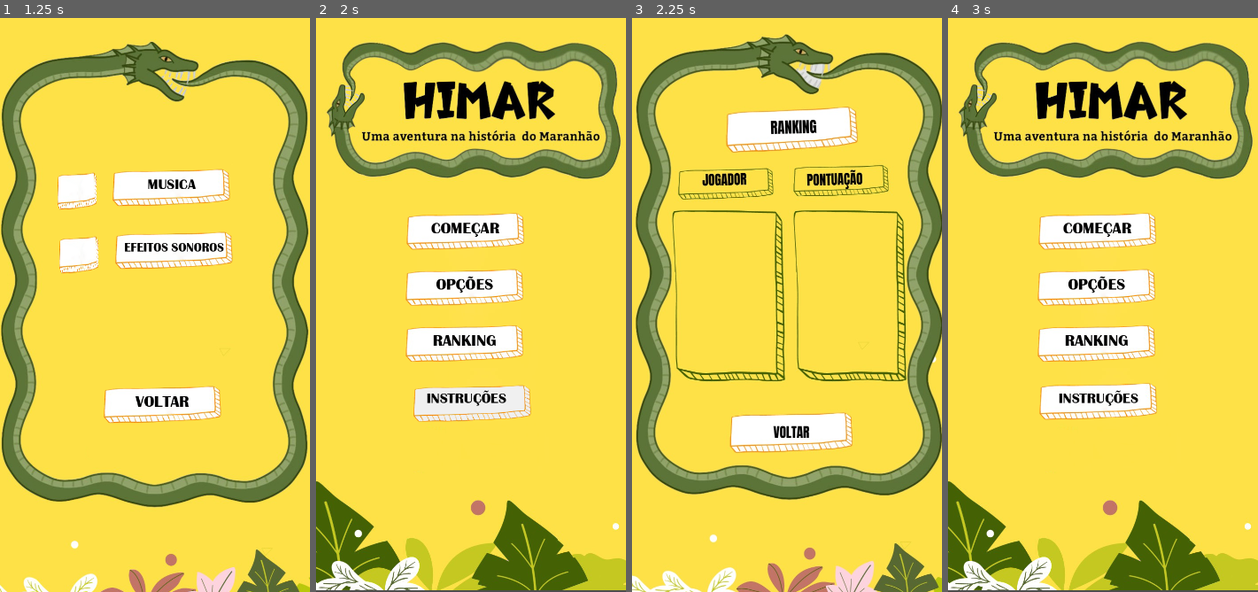
Above: before the commit, frames 1-4 (left to right).
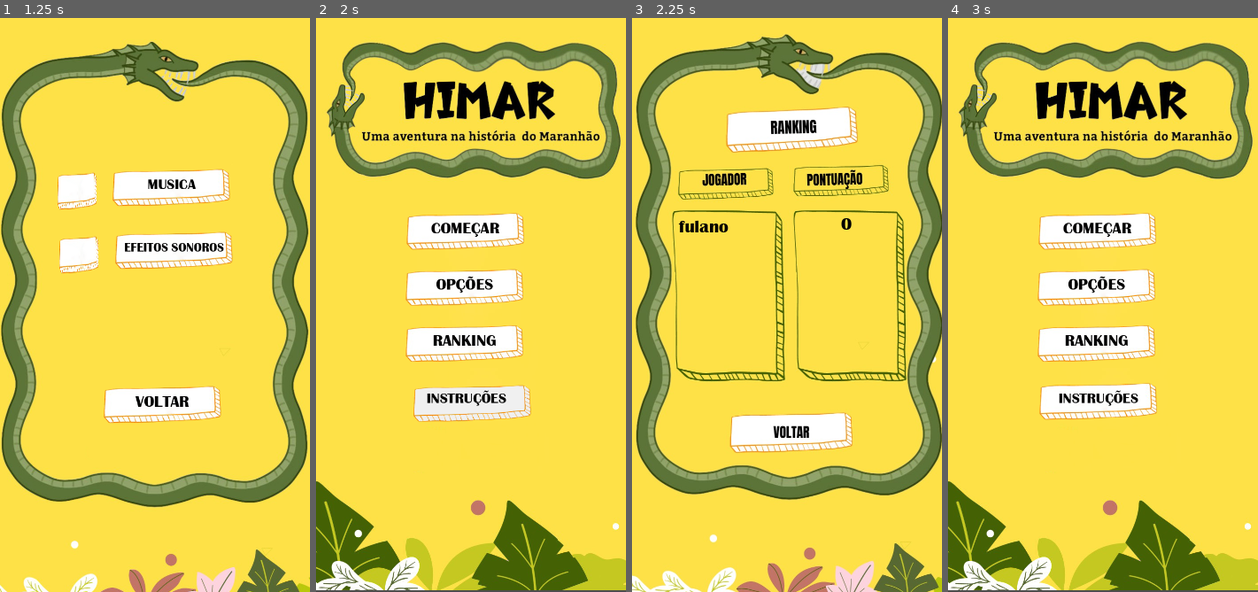
Above: after the commit, the same moments.

Repository: mellissy/HIMAR1
Game: Godot game, scene res://cenas/MENU.tscn
Same seed, same stepped clock (60 frames per second), same inputs: the game is played once before the commit and once after it.
Inputs (mouse positions are in pixels of both pictures, inside the frame that each line leads up to):
- Up to frame 1 (1.25 s): click "OPÇÕES" at 0.5 s
- Up to frame 2 (2 s): click "VOLTAR" at 1.25 s
- Up to frame 3 (2.25 s): click "RANKING" at 2 s
- Up to frame 4 (3 s): click (1103, 419) at 2.75 s

Frames 1-2 are identical in both runs. In frame 3, 0.3% of the frame differs, in the area x 15-71%, y 34-38%; in frame 4, nothing differs.

Commit message:
acrescentei mais coisa

Diff:
--- a/cenas/CAZUMBAR.tscn
+++ b/cenas/CAZUMBAR.tscn
@@ -21,6 +21,7 @@
 offset = Vector2(178.487, -137.748)
 
 [node name="botao1" type="TextureButton" parent="."]
+layout_mode = 0
 offset_left = 109.0
 offset_top = 106.0
 offset_right = 332.0
@@ -41,6 +42,7 @@
 vertical_alignment = 1
 
 [node name="botao2" type="TextureButton" parent="."]
+layout_mode = 0
 offset_left = 109.0
 offset_top = 267.0
 offset_right = 332.0
@@ -61,6 +63,7 @@
 vertical_alignment = 1
 
 [node name="botao3" type="TextureButton" parent="."]
+layout_mode = 0
 offset_left = 110.0
 offset_top = 333.0
 offset_right = 333.0
@@ -81,6 +84,7 @@
 vertical_alignment = 1
 
 [node name="botao4" type="TextureButton" parent="."]
+layout_mode = 0
 offset_left = 110.0
 offset_top = 399.0
 offset_right = 333.0
@@ -101,6 +105,7 @@
 vertical_alignment = 1
 
 [node name="Label" type="Label" parent="."]
+layout_mode = 0
 offset_left = 88.0
 offset_top = 168.0
 offset_right = 267.0
--- a/cenas/CIDADE.tscn
+++ b/cenas/CIDADE.tscn
@@ -1,14 +1,16 @@
-[gd_scene load_steps=10 format=3 uid="uid://qagavjfbrsr4"]
+[gd_scene load_steps=12 format=3 uid="uid://pmtvoqxyqs3x"]
 
-[ext_resource type="Texture2D" uid="uid://bafoj267sv0gk" path="res://tudo/imagens/mapa/Viana.jpg" id="2"]
-[ext_resource type="Texture2D" uid="uid://c70tebe40u3no" path="res://tudo/Botoes/botao.png" id="3"]
-[ext_resource type="Texture2D" uid="uid://d0jimo2cogowt" path="res://tudo/Botoes/botaoAoClicar.png" id="4"]
-[ext_resource type="Texture2D" uid="uid://dvgepqspomoav" path="res://tudo/Botoes/BotaoClique.png" id="5"]
+[ext_resource type="Texture2D" uid="uid://c4k5jy4vdyx4" path="res://tudo/imagens/mapa/Viana.jpg" id="2"]
+[ext_resource type="Texture2D" uid="uid://c2wiqqgfcuw03" path="res://tudo/Botoes/botao.png" id="3"]
+[ext_resource type="Texture2D" uid="uid://bxytpcr1txv48" path="res://tudo/Botoes/botaoAoClicar.png" id="4"]
+[ext_resource type="Texture2D" uid="uid://es4pidv528oc" path="res://tudo/Botoes/BotaoClique.png" id="5"]
 [ext_resource type="Script" path="res://script/CIDADE.gd" id="6"]
-[ext_resource type="FontFile" uid="uid://dccqymvo64o1x" path="res://tudo/fonts/BRITANIC.TTF" id="6_p8ctg"]
-[ext_resource type="Texture2D" uid="uid://cw61tix2p0u8" path="res://tudo/imagens/sino_azul/sino6azull.png" id="7"]
-[ext_resource type="FontFile" uid="uid://bnfy8yxuft3q2" path="res://tudo/fonts/vademecum.ttf" id="7_ijpkw"]
-[ext_resource type="AudioStream" uid="uid://rnhfvrkvbj2k" path="res://tudo/sons/MusicaDuranteAsTelas.mp3" id="9_3ix77"]
+[ext_resource type="FontFile" uid="uid://bqgsgpspvosqo" path="res://tudo/fonts/BRITANIC.TTF" id="6_p8ctg"]
+[ext_resource type="Texture2D" uid="uid://q20r1arp4l5j" path="res://tudo/imagens/sino_azul/sino6azull.png" id="7"]
+[ext_resource type="FontFile" uid="uid://qbn1wgjqfo6f" path="res://tudo/fonts/vademecum.ttf" id="7_ijpkw"]
+[ext_resource type="AudioStream" uid="uid://cg032tfgleych" path="res://tudo/sons/MusicaDuranteAsTelas.mp3" id="9_3ix77"]
+[ext_resource type="Texture2D" uid="uid://8hhovmo0xuub" path="res://tudo/imagens/outros/moita_png.png" id="10_0y7vt"]
+[ext_resource type="Script" path="res://script/moita.gd" id="11_jysij"]
 
 [node name="CIDADE" type="Control"]
 layout_mode = 3
@@ -22,6 +24,7 @@
 offset = Vector2(-88.4916, 521.521)
 
 [node name="botao1" type="TextureButton" parent="."]
+layout_mode = 0
 offset_left = 65.0
 offset_top = 13.0
 offset_right = 288.0
@@ -43,6 +46,7 @@
 vertical_alignment = 1
 
 [node name="botao2" type="TextureButton" parent="."]
+layout_mode = 0
 offset_left = 207.0
 offset_top = 8.0
 offset_right = 430.0
@@ -65,6 +69,7 @@
 vertical_alignment = 1
 
 [node name="estamos_em" type="Label" parent="."]
+layout_mode = 0
 offset_left = 68.0
 offset_top = 71.0
 offset_right = 332.0
@@ -74,18 +79,21 @@
 clip_text = true
 
 [node name="dica1" type="TextureButton" parent="."]
+layout_mode = 0
 offset_left = 27.0
 offset_top = 251.0
 offset_right = 104.0
 offset_bottom = 313.0
 
 [node name="dica2" type="TextureButton" parent="."]
+layout_mode = 0
 offset_left = 231.0
 offset_top = 292.0
 offset_right = 297.0
 offset_bottom = 361.0
 
 [node name="dica3" type="TextureButton" parent="."]
+layout_mode = 0
 offset_left = 160.0
 offset_top = 368.0
 offset_right = 224.0
@@ -106,9 +114,24 @@
 offset_right = 340.0
 offset_bottom = 625.0
 
+[node name="moita" type="TextureButton" parent="."]
+layout_mode = 0
+offset_left = 146.0
+offset_top = 338.0
+offset_right = 1220.0
+offset_bottom = 1304.0
+scale = Vector2(0.04, 0.04)
+texture_normal = ExtResource("10_0y7vt")
+script = ExtResource("11_jysij")
+
+[node name="Timer" type="Timer" parent="."]
+autostart = true
+
 [connection signal="pressed" from="botao1" to="." method="_on_botao1_pressed"]
 [connection signal="pressed" from="botao2" to="." method="_on_botao2_pressed"]
 [connection signal="pressed" from="dica1" to="." method="_on_dica1_pressed"]
 [connection signal="pressed" from="dica2" to="." method="_on_dica2_pressed"]
 [connection signal="pressed" from="dica3" to="." method="_on_dica3_pressed"]
 [connection signal="pressed" from="voltar_cidade" to="." method="_on_voltar_cidade_pressed"]
+[connection signal="pressed" from="moita" to="." method="_on_moita_pressed"]
+[connection signal="timeout" from="Timer" to="." method="_on_timer_timeout"]
--- a/cenas/COMECAR.tscn
+++ b/cenas/COMECAR.tscn
@@ -20,6 +20,7 @@
 offset = Vector2(163.094, 219.639)
 
 [node name="botao1" type="TextureButton" parent="."]
+layout_mode = 0
 offset_left = 95.0
 offset_top = 155.0
 offset_right = 270.0
@@ -41,6 +42,7 @@
 vertical_alignment = 1
 
 [node name="botao2" type="TextureButton" parent="."]
+layout_mode = 0
 offset_left = 94.0
 offset_top = 237.0
 offset_right = 269.0
@@ -60,6 +62,7 @@
 theme_override_font_sizes/font_size = 23
 
 [node name="botao3" type="TextureButton" parent="."]
+layout_mode = 0
 offset_left = 96.0
 offset_top = 320.0
 offset_right = 271.0
--- a/cenas/DANCA.tscn
+++ b/cenas/DANCA.tscn
@@ -14,6 +14,7 @@
 script = ExtResource("6")
 
 [node name="VideoStreamPlayer" type="VideoStreamPlayer" parent="."]
+layout_mode = 0
 offset_right = 362.0
 offset_bottom = 644.0
 stream = ExtResource("2_3juos")
@@ -21,6 +22,7 @@
 expand = true
 
 [node name="botao1" type="TextureButton" parent="."]
+layout_mode = 0
 offset_left = 102.0
 offset_top = 557.0
 offset_right = 325.0
--- a/cenas/DICA.tscn
+++ b/cenas/DICA.tscn
@@ -19,6 +19,7 @@
 offset = Vector2(0, 520.197)
 
 [node name="botao1" type="TextureButton" parent="."]
+layout_mode = 0
 offset_left = 195.0
 offset_top = 10.0
 offset_right = 418.0
@@ -40,6 +41,7 @@
 vertical_alignment = 1
 
 [node name="botao2" type="TextureButton" parent="."]
+layout_mode = 0
 offset_left = 37.0
 offset_top = 11.0
 offset_right = 260.0
@@ -61,6 +63,7 @@
 vertical_alignment = 1
 
 [node name="Label" type="Label" parent="."]
+layout_mode = 0
 offset_left = 63.0
 offset_top = 454.0
 offset_right = 284.0
--- a/cenas/INSTRUCOES.tscn
+++ b/cenas/INSTRUCOES.tscn
@@ -21,6 +21,7 @@
 texture = ExtResource("6")
 
 [node name="RichTextLabel" type="RichTextLabel" parent="."]
+layout_mode = 0
 offset_left = 69.0
 offset_top = 165.0
 offset_right = 307.0
@@ -70,6 +71,7 @@
  aventura!"
 
 [node name="botao1" type="TextureButton" parent="."]
+layout_mode = 0
 offset_left = 105.0
 offset_top = 411.0
 offset_right = 328.0
@@ -91,6 +93,7 @@
 vertical_alignment = 1
 
 [node name="botao2" type="TextureButton" parent="."]
+layout_mode = 0
 offset_left = 105.0
 offset_top = 85.0
 offset_right = 280.0
--- a/cenas/MENU.tscn
+++ b/cenas/MENU.tscn
@@ -26,6 +26,7 @@
 texture = ExtResource("1")
 
 [node name="botao1" type="TextureButton" parent="."]
+layout_mode = 0
 offset_left = 102.0
 offset_top = 220.0
 offset_right = 325.0
@@ -47,6 +48,7 @@
 vertical_alignment = 1
 
 [node name="botao2" type="TextureButton" parent="."]
+layout_mode = 0
 offset_left = 101.0
 offset_top = 284.0
 offset_right = 324.0
@@ -68,6 +70,7 @@
 vertical_alignment = 1
 
 [node name="botao3" type="TextureButton" parent="."]
+layout_mode = 0
 offset_left = 101.0
 offset_top = 348.0
 offset_right = 324.0
@@ -89,6 +92,7 @@
 vertical_alignment = 1
 
 [node name="botao4" type="TextureButton" parent="."]
+layout_mode = 0
 offset_left = 103.0
 offset_top = 414.0
 offset_right = 326.0
--- a/cenas/NOVO_JOGO.tscn
+++ b/cenas/NOVO_JOGO.tscn
@@ -23,6 +23,7 @@
 offset = Vector2(189.422, -184.272)
 
 [node name="botao1" type="TextureButton" parent="."]
+layout_mode = 0
 offset_left = 116.0
 offset_top = 103.0
 offset_right = 339.0
@@ -43,6 +44,7 @@
 vertical_alignment = 1
 
 [node name="botao2" type="TextureButton" parent="."]
+layout_mode = 0
 offset_left = 115.0
 offset_top = 227.0
 offset_right = 338.0
@@ -63,6 +65,7 @@
 vertical_alignment = 1
 
 [node name="botao3" type="TextureButton" parent="."]
+layout_mode = 0
 offset_left = 116.0
 offset_top = 442.0
 offset_right = 339.0
@@ -85,6 +88,7 @@
 [node name="TextEdit" type="TextEdit" parent="."]
 material = SubResource("2")
 use_parent_material = true
+layout_mode = 0
 offset_left = 74.0
 offset_top = 167.0
 offset_right = 291.0
--- a/cenas/OPCOES.tscn
+++ b/cenas/OPCOES.tscn
@@ -20,6 +20,7 @@
 offset = Vector2(-249.076, 182.857)
 
 [node name="botao1" type="TextureButton" parent="."]
+layout_mode = 0
 offset_left = 117.0
 offset_top = 413.0
 offset_right = 340.0
@@ -41,6 +42,7 @@
 vertical_alignment = 1
 
 [node name="caixa_musica" type="TextureButton" parent="."]
+layout_mode = 0
 offset_left = 33.0
 offset_top = 156.0
 offset_right = 256.0
@@ -50,6 +52,7 @@
 texture_normal = ExtResource("3")
 
 [node name="musica" type="TextureButton" parent="."]
+layout_mode = 0
 offset_left = 108.0
 offset_top = 160.0
 offset_right = 331.0
@@ -70,6 +73,7 @@
 vertical_alignment = 1
 
 [node name="caixa_sons" type="TextureButton" parent="."]
+layout_mode = 0
 offset_left = 29.0
 offset_top = 236.0
 offset_right = 252.0
@@ -79,6 +83,7 @@
 texture_normal = ExtResource("3")
 
 [node name="sons" type="TextureButton" parent="."]
+layout_mode = 0
 offset_left = 111.0
 offset_top = 231.0
 offset_right = 334.0
--- a/cenas/RANKING.tscn
+++ b/cenas/RANKING.tscn
@@ -1,8 +1,9 @@
-[gd_scene load_steps=4 format=3 uid="uid://dnqdmj4qyoj22"]
+[gd_scene load_steps=5 format=3 uid="uid://dnqdmj4qyoj22"]
 
 [ext_resource type="Script" path="res://script/RANKING.gd" id="1"]
-[ext_resource type="Texture2D" uid="uid://corxrhq6k7pq" path="res://tudo/imagens/menu/menu_ranking.jpeg" id="2"]
-[ext_resource type="AudioStream" uid="uid://dm8yv0o2o8jt8" path="res://tudo/sons/MusicaMenuPrincipal.mp3" id="3_p0iwm"]
+[ext_resource type="Texture2D" uid="uid://b27avxvd7okya" path="res://tudo/imagens/menu/menu_ranking.jpeg" id="2"]
+[ext_resource type="AudioStream" uid="uid://dumj5wfcfn6n0" path="res://tudo/sons/MusicaMenuPrincipal.mp3" id="3_p0iwm"]
+[ext_resource type="FontFile" uid="uid://bqgsgpspvosqo" path="res://tudo/fonts/BRITANIC.TTF" id="4_2ygfe"]
 
 [node name="RANKING" type="Control"]
 layout_mode = 3
@@ -15,6 +16,7 @@
 texture = ExtResource("2")
 
 [node name="voltar" type="TextureButton" parent="."]
+layout_mode = 0
 offset_left = 108.0
 offset_top = 436.0
 offset_right = 244.0
@@ -23,4 +25,23 @@
 [node name="AudioStreamPlayer2D" type="AudioStreamPlayer2D" parent="."]
 stream = ExtResource("3_p0iwm")
 
+[node name="nome" type="Label" parent="."]
+layout_mode = 0
+offset_left = 47.0
+offset_top = 225.0
+offset_right = 158.0
+offset_bottom = 394.0
+theme_override_fonts/font = ExtResource("4_2ygfe")
+theme_override_font_sizes/font_size = 20
+
+[node name="pontos" type="Label" parent="."]
+layout_mode = 0
+offset_left = 183.0
+offset_top = 222.0
+offset_right = 303.0
+offset_bottom = 401.0
+theme_override_fonts/font = ExtResource("4_2ygfe")
+theme_override_font_sizes/font_size = 20
+horizontal_alignment = 1
+
 [connection signal="pressed" from="voltar" to="." method="_on_voltar_pressed"]
--- a/cenas/RELIQUIAS.tscn
+++ b/cenas/RELIQUIAS.tscn
@@ -19,6 +19,7 @@
 texture = ExtResource("1")
 
 [node name="botao1" type="TextureButton" parent="."]
+layout_mode = 0
 offset_left = 111.0
 offset_top = 576.0
 offset_right = 334.0
@@ -40,6 +41,7 @@
 vertical_alignment = 1
 
 [node name="Label" type="Label" parent="."]
+layout_mode = 0
 offset_left = 16.0
 offset_top = 31.0
 offset_right = 340.0
--- a/cenas/VIDEO_INICIAL.tscn
+++ b/cenas/VIDEO_INICIAL.tscn
@@ -14,6 +14,7 @@
 script = ExtResource("6")
 
 [node name="VideoStreamPlayer" type="VideoStreamPlayer" parent="."]
+layout_mode = 0
 offset_right = 362.0
 offset_bottom = 665.0
 stream = ExtResource("2_hgci8")
@@ -21,6 +22,7 @@
 expand = true
 
 [node name="botao1" type="TextureButton" parent="."]
+layout_mode = 0
 offset_left = 101.0
 offset_top = 566.0
 offset_right = 324.0
--- a/cenas/certeza.tscn
+++ b/cenas/certeza.tscn
@@ -33,7 +33,8 @@
 horizontal_alignment = 1
 vertical_alignment = 1
 
-[node name="sim" type="TextureButton" parent="."]
+[node name="cidade_antiga" type="TextureButton" parent="."]
+layout_mode = 0
 offset_left = 37.0
 offset_top = 411.0
 offset_right = 260.0
@@ -43,7 +44,29 @@
 texture_pressed = ExtResource("5_4nvh3")
 texture_hover = ExtResource("6_adav3")
 
-[node name="Label" type="Label" parent="sim"]
+[node name="Label" type="Label" parent="cidade_antiga"]
+layout_mode = 0
+offset_left = -1.66666
+offset_top = 13.3333
+offset_right = 210.333
+offset_bottom = 60.3333
+theme_override_fonts/font = ExtResource("3_1hhgv")
+theme_override_font_sizes/font_size = 30
+horizontal_alignment = 1
+vertical_alignment = 1
+
+[node name="cidade_atual" type="TextureButton" parent="."]
+layout_mode = 0
+offset_left = 173.0
+offset_top = 409.0
+offset_right = 396.0
+offset_bottom = 487.0
+scale = Vector2(0.6, 0.6)
+texture_normal = ExtResource("4_uurc0")
+texture_pressed = ExtResource("5_4nvh3")
+texture_hover = ExtResource("6_adav3")
+
+[node name="Label" type="Label" parent="cidade_atual"]
 layout_mode = 0
 offset_left = 5.0
 offset_top = 10.0
@@ -54,17 +77,17 @@
 horizontal_alignment = 1
 vertical_alignment = 1
 
-[node name="nao" type="TextureButton" parent="."]
-offset_left = 173.0
-offset_top = 409.0
-offset_right = 396.0
-offset_bottom = 487.0
+[node name="menu" type="TextureButton" parent="."]
+offset_left = 105.0
+offset_top = 455.0
+offset_right = 328.0
+offset_bottom = 533.0
 scale = Vector2(0.6, 0.6)
 texture_normal = ExtResource("4_uurc0")
 texture_pressed = ExtResource("5_4nvh3")
 texture_hover = ExtResource("6_adav3")
 
-[node name="Label" type="Label" parent="nao"]
+[node name="Label" type="Label" parent="menu"]
 layout_mode = 0
 offset_left = 5.0
 offset_top = 10.0
@@ -75,5 +98,6 @@
 horizontal_alignment = 1
 vertical_alignment = 1
 
-[connection signal="pressed" from="sim" to="." method="_on_sim_pressed"]
-[connection signal="pressed" from="nao" to="." method="_on_nao_pressed"]
+[connection signal="pressed" from="cidade_antiga" to="." method="_on_cidade_antiga_pressed"]
+[connection signal="pressed" from="cidade_atual" to="." method="_on_cidade_atual_pressed"]
+[connection signal="pressed" from="menu" to="." method="_on_menu_pressed"]
--- /dev/null
+++ b/cenas/sobre_a_cidade.tscn
@@ -0,0 +1,55 @@
+[gd_scene load_steps=7 format=3 uid="uid://cbg272e5gme3i"]
+
+[ext_resource type="Script" path="res://script/sobre_a_cidade.gd" id="1_6e22r"]
+[ext_resource type="Texture2D" uid="uid://dr6s1blso72yw" path="res://tudo/imagens/outros/sobre_a_cidade.jpeg" id="1_a2qef"]
+[ext_resource type="Texture2D" uid="uid://c2wiqqgfcuw03" path="res://tudo/Botoes/botao.png" id="3_wdv41"]
+[ext_resource type="Texture2D" uid="uid://bxytpcr1txv48" path="res://tudo/Botoes/botaoAoClicar.png" id="4_q5ha4"]
+[ext_resource type="Texture2D" uid="uid://es4pidv528oc" path="res://tudo/Botoes/BotaoClique.png" id="5_u2uqo"]
+[ext_resource type="FontFile" uid="uid://bqgsgpspvosqo" path="res://tudo/fonts/BRITANIC.TTF" id="6_bx4k6"]
+
+[node name="sobre_a_cidade" type="Control"]
+layout_mode = 3
+anchors_preset = 15
+anchor_right = 1.0
+anchor_bottom = 1.0
+grow_horizontal = 2
+grow_vertical = 2
+script = ExtResource("1_6e22r")
+
+[node name="Sprite2D" type="Sprite2D" parent="."]
+position = Vector2(175, 325)
+scale = Vector2(0.359343, 0.471959)
+texture = ExtResource("1_a2qef")
+
+[node name="Label" type="Label" parent="Sprite2D"]
+offset_left = -375.686
+offset_top = -580.559
+offset_right = 125.314
+offset_bottom = -235.559
+theme_override_fonts/font = ExtResource("6_bx4k6")
+theme_override_font_sizes/font_size = 30
+horizontal_alignment = 1
+vertical_alignment = 1
+
+[node name="botao1" type="TextureButton" parent="."]
+offset_left = 101.0
+offset_top = 587.0
+offset_right = 324.0
+offset_bottom = 665.0
+scale = Vector2(0.6, 0.6)
+texture_normal = ExtResource("3_wdv41")
+texture_pressed = ExtResource("4_q5ha4")
+texture_hover = ExtResource("5_u2uqo")
+
+[node name="Label" type="Label" parent="botao1"]
+layout_mode = 0
+offset_left = 5.0
+offset_top = 10.0
+offset_right = 217.0
+offset_bottom = 57.0
+theme_override_fonts/font = ExtResource("6_bx4k6")
+theme_override_font_sizes/font_size = 30
+horizontal_alignment = 1
+vertical_alignment = 1
+
+[connection signal="pressed" from="botao1" to="." method="_on_botao_1_pressed"]
--- a/script/CAZUMBAR.gd
+++ b/script/CAZUMBAR.gd
@@ -35,6 +35,7 @@
 	num1 =Global.botao
 	num2 =Global.pena
 
+
 	$Label.text = "Estamos em "+ current + "\n Vamos para onde?"
 	$botao2/Label.text = (path[current][0])
 	$botao2/Label.modulate = Color(0,0,0,1)
@@ -42,24 +43,31 @@
 	$botao3/Label.modulate = Color(0,0,0,1)
 	$botao4/Label.text = (path[current][2])
 	$botao4/Label.modulate = Color(0,0,0,1)
+
 	pass
+
 
 func _on_botao1_pressed():
 	get_tree().change_scene_to_file("res://cenas/CIDADE.tscn"  )
 	pass # Replace with function body.
 
 func _on_botao2_pressed():
+	Global.outra_cidade = current
 	Global.cidade = path[current][0]
+	Global.anterior = false
 	get_tree().change_scene_to_file("res://cenas/DANCA.tscn"  )
 	pass # Replace with function body.
 
 func _on_botao3_pressed():
+	Global.outra_cidade = current
 	Global.cidade = path[current][1]
+	Global.anterior = false
 	get_tree().change_scene_to_file("res://cenas/DANCA.tscn"  )
 	pass # Replace with function body.
 
 func _on_botao4_pressed():
+	Global.outra_cidade = current
 	Global.cidade = path[current][2]
-
+	Global.anterior = false
 	get_tree().change_scene_to_file("res://cenas/DANCA.tscn"  )
 	pass # Replace with function body.
--- a/script/CIDADE.gd
+++ b/script/CIDADE.gd
@@ -65,16 +65,32 @@
 	"Santa Inês": [ Vector2(80,60),Vector2(40,100),Vector2(70,80) ],
 	"Viana": [ Vector2(80,60),Vector2(70,70),Vector2(65,60) ],
 	}
+@onready var moita = {
+	"São Luís":  [Vector2(190,290)],
+	"Grajaú":  [Vector2(160,360)],
+	"Imperatriz":  [Vector2(230,270)],
+	"Alcântara":  [Vector2(75,330)],
+	"Pindaré": [Vector2(123,280)],
+	"Carutapera": [Vector2(225,250)],
+	"Guimarães":  [Vector2(100,300)],
+	"Buriticupu": [Vector2(160,430)],
+	"Barreirinhas":  [Vector2(200,408)],
+	"Caxias":  [Vector2(145,300)],
+	"Codó":  [Vector2(180,350)],
+	"Carolina":  [Vector2(100,290)],
+	"Santa Inês":  [Vector2(230,210)],
+	"Viana":  [Vector2(146,338)],
+}
 
 var current = ""
 var num1
 var num2
+var pontos = Global.pontos
+func _ready():
 
-func _ready():
 	current =Global.cidade
 	num1 = Global.botao
 	num2 =Global.pena
-	Global.outra_cidade = current
 	if Global.som :
 		$AudioStreamPlayer2D.play(2)
 	if Global.som == false:
@@ -85,12 +101,7 @@
 	$botao2/Label.modulate = Color(0,0,0,1)
 	$estamos_em.modulate = Color(0,0,0,1)
 
-
-
-
 	$penas.texture = load(penas["pena"][num2])
-
-
 
 	$Sprite2D.texture = load(cidades[Global.cidade][0])
 	$estamos_em.text = " Você está em " + Global.cidade +"!"
@@ -102,8 +113,12 @@
 	$dica1.size = size_b[Global.cidade][0]
 	$dica2.size = size_b[Global.cidade][1]
 	$dica3.size = size_b[Global.cidade][2]
+	$moita.position = moita[Global.cidade][0]
+	pontuacao()
+	print(Global.nome)
+	print(Global.pontos)
+	pass
 
-	pass
 
 func _on_botao2_pressed():
 	get_tree().change_scene_to_file("res://cenas/certeza.tscn"  )
@@ -145,5 +160,27 @@
 
 func _on_voltar_cidade_pressed():
 
-	get_tree().change_scene_to_file("res://cenas/CIDADE.tscn" )
 	pass # Replace with function body.
+
+
+func _on_moita_pressed():
+	get_tree().change_scene_to_file("res://cenas/sobre_a_cidade.tscn" )
+	pass # Replace with function body.
+
+var num=0
+func _on_timer_timeout():
+	if num%2==0:
+		$moita.flip_h = true
+	else:
+		$moita.flip_h = false
+	num= num+1
+	pass # Replace with function body.
+
+func pontuacao():
+	print(Global.cidade)
+	if Global.cidade == ("São Luís") or("Grajaú") or ("Imperatriz") or ("Pindaré") or ("Barreirinhas") or ("Codó")or ("Alcântara"):
+		Global.pontos = pontos + 100
+	elif Global.cidade ==   ("Caxias") or ("Carolina") or ("Santa Inês") or ("Viana")or ("Carutapera") or("Guimarães")or("Buriticupu"):
+		Global.pontos = pontos - 70
+	else:
+		Global.pontos = pontos- 70
--- a/script/Control.gd
+++ b/script/Control.gd
@@ -1,14 +1,16 @@
 extends Control
-
 
 # Called when the node enters the scene tree for the first time.
 func _ready():
+
 	$Label.modulate = Color(0,0,0,1)
-	$Label.text= " Você quer voltar para o menu?"
-	$sim/Label.modulate = Color(0,0,0,1)
-	$sim/Label.text= " Sim"
-	$nao/Label.modulate = Color(0,0,0,1)
-	$nao/Label.text= "Não"
+	$Label.text= " Você quer voltar para onde?"
+	$cidade_antiga/Label.modulate = Color(0,0,0,1)
+	$cidade_antiga/Label.text= "Cidade anterior"
+	$cidade_atual/Label.modulate = Color(0,0,0,1)
+	$cidade_atual/Label.text= "Cidade atual"
+	$menu/Label.text = "Menu"
+	$menu/Label.modulate = Color(0,0,0,1)
 
 	pass # Replace with function body.
 
@@ -17,13 +19,21 @@
 func _process(delta):
 
 	pass
+var city = Global.outra_cidade
 
-
-func _on_sim_pressed():
-	get_tree().change_scene_to_file("res://cenas/MENU.tscn"  )
+func _on_cidade_antiga_pressed():
+	if Global.anterior == false:
+		Global.cidade = city
+		Global.anterior = true
+		get_tree().change_scene_to_file("res://cenas/CIDADE.tscn" )
 	pass # Replace with function body.
 
 
-func _on_nao_pressed():
-	get_tree().change_scene_to_file("res://cenas/CIDADE.tscn"  )
+func _on_cidade_atual_pressed():
+	get_tree().change_scene_to_file("res://cenas/CIDADE.tscn" )
 	pass # Replace with function body.
+
+
+func _on_menu_pressed():
+	get_tree().change_scene_to_file("res://cenas/MENU.tscn" )
+	pass # Replace with function body.
--- a/script/DANCA.gd
+++ b/script/DANCA.gd
@@ -4,9 +4,7 @@
 var num1
 var num2
 func _ready():
-	print(Global.cidade)
-	print(Global.botao)
-	print(Global.pena)
+
 	if Global.som :
 		$AudioStreamPlayer2D.play(2)
 	if Global.som == false:
@@ -15,10 +13,8 @@
 	$botao1/Label.modulate = Color(0,0,0,1)
 
 	current =Global.cidade
-
 	num2 = Global.pena-1
 	Global.pena= num2
-	print(num2)
 
 	if num2<0:
 		get_tree().change_scene_to_file("res://cenas/RELIQUIAS.tscn"  )
--- a/script/GLOBAL.gd
+++ b/script/GLOBAL.gd
@@ -1,8 +1,13 @@
 extends Node
 
-var cidade = "Pindaré"
-var outra_cidade = " "
+var cidade = "São Luís"
+var outra_cidade = "São Luís"
 var pena = 9
 var botao = 0
 var som = true
 var cont = 1
+var anterior = true
+
+############## DADOS DO JOGO #####################
+var nome = " fulano"
+var pontos = 0.0
--- a/script/MENU.gd
+++ b/script/MENU.gd
@@ -2,7 +2,6 @@
 
 
 func _ready():
-	print(Global.som)
 	if Global.som :
 		$AudioStreamPlayer2D.play(2)
 	if Global.som == false:
--- a/script/NOVO_JOGO.gd
+++ b/script/NOVO_JOGO.gd
@@ -25,5 +25,8 @@
 
 
 func _on_botao2_pressed():
+
+	Global.nome = $TextEdit.text
+
 	get_tree().change_scene_to_file("res://cenas/VIDEO_INICIAL.tscn"  )
 	pass # Replace with function body.
--- a/script/RANKING.gd
+++ b/script/RANKING.gd
@@ -3,6 +3,11 @@
 
 func _ready():
 	$AudioStreamPlayer2D.play(2)
+	$nome.text = Global.nome
+	$nome.modulate = Color(0,0,0,1)
+	var pontos = str(Global.pontos)
+	$pontos.text = pontos
+	$pontos.modulate = Color(0,0,0,1)
 	pass
 
 
--- /dev/null
+++ b/script/moita.gd
@@ -0,0 +1,9 @@
+extends TextureButton
+
+
+
+func _ready():
+	pass
+
+func _process(delta):
+	pass
--- /dev/null
+++ b/script/sobre_a_cidade.gd
@@ -0,0 +1,82 @@
+extends Control
+
+@onready var sobre_a_cidade ={
+	"São Luís": [
+		"!"
+
+	],
+	"Imperatriz": [
+
+		"!"
+	],
+	"Grajaú": [
+		"!"
+
+
+	],
+	"Carutapera": [
+
+		"!"
+
+	],
+	"Pindaré": [
+		"!",
+
+	],
+	"Alcântara": [
+	"!"
+
+	],
+	"Guimarães": [
+		"!"
+
+	],
+	"Buriticupu": [
+		"!"
+	],
+	"Caxias": [
+		"!",
+	],
+	"Carolina": [
+		"!",
+	],
+	"Barreirinhas": [
+	"!"
+
+	],
+	"Codó": [
+
+	"!",
+
+
+
+	],
+	"Santa Inês": [
+	"!",
+
+	],
+	"Viana": [
+		"!",
+
+	],
+
+}
+
+# Called when the node enters the scene tree for the first time.
+func _ready():
+	$botao1/Label.text = "Voltar"
+	$botao1/Label.modulate = Color(0,0,0,1)
+	$Sprite2D/Label.text = sobre_a_cidade[Global.cidade][0]
+	$Sprite2D/Label.modulate = Color(0,0,0,1)
+
+	pass # Replace with function body.
+
+
+# Called every frame. 'delta' is the elapsed time since the previous frame.
+func _process(delta):
+	pass
+
+
+func _on_botao_1_pressed():
+	get_tree().change_scene_to_file("res://cenas/CIDADE.tscn" )
+	pass # Replace with function body.
Not shown: 1 places in cenas/CAZUMBAR.tscn that only renumber resources
Not shown: 1 places in cenas/COMECAR.tscn that only renumber resources
Not shown: 1 places in cenas/DANCA.tscn that only renumber resources
Not shown: 1 places in cenas/DICA.tscn that only renumber resources
Not shown: 1 places in cenas/INSTRUCOES.tscn that only renumber resources
Not shown: 1 places in cenas/MENU.tscn that only renumber resources
Not shown: 1 places in cenas/NOVO_JOGO.tscn that only renumber resources
Not shown: 1 places in cenas/OPCOES.tscn that only renumber resources
Not shown: 1 places in cenas/RELIQUIAS.tscn that only renumber resources
Not shown: 1 places in cenas/VIDEO_INICIAL.tscn that only renumber resources
Not shown: 1 places in cenas/certeza.tscn that only renumber resources
Binary file added: tudo/imagens/outros/moita_png.png
(and 1 more such lines)
